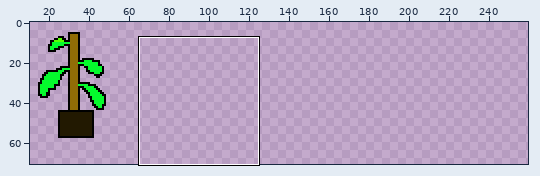
One commit to this sprite sheet: 追跡者１/追跡者１/ueki.png. Above, an overview of the earlier version with the close-up marked.
Close-up. As it was:
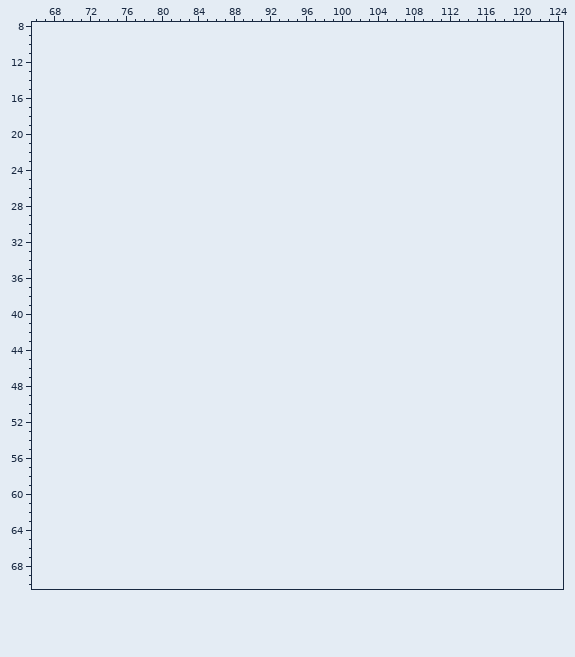
The file is 64x64 pixels. Pixels under 10% opacity are left out. Colours within 5 levels of each other are drawn and written as one. Shown: x 66..124, y 8..70. The old version is drawn lined up with the new one, on the new canvas. The wide view leaves out empty margins. The commit also changed other parts of the picture, which this record leaves out.
After:
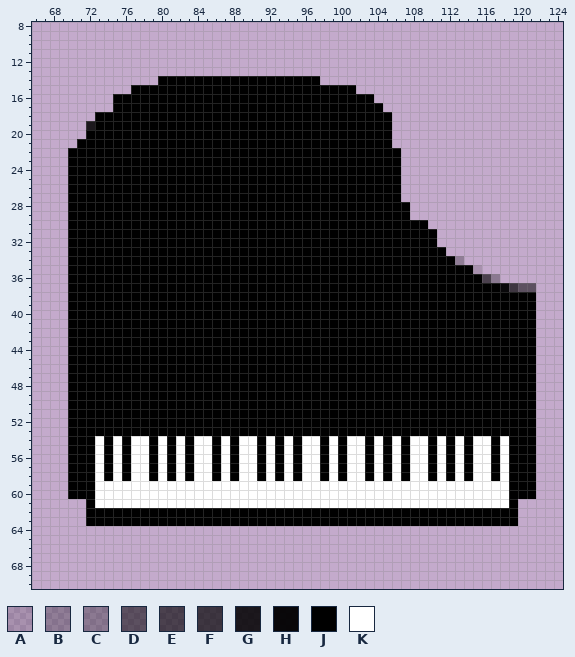
Palette (. is transparent): A #00000025  B #00000044  C #0000004a  D #00000087  E #0000009e  F #000000ae  G #000000db  H #000000f3  J #000000  K #ffffff
What changed:
canvas 64x64 -> 512x512, the old top-left corner now at 1,-1 (the part of the old canvas that was cut away was empty and is not shown)
y 14: x 80..97 .................. -> JJJJJJJJJJJJJJJJJJ
y 15: x 77..101 ......................... -> JJJJJJJJJJJJJJJJJJJJJJJJJ
y 16: x 75..103 ............................. -> JJJJJJJJJJJJJJJJJJJJJJJJJJJJJ
y 17: x 75..104 .............................. -> JJJJJJJJJJJJJJJJJJJJJJJJJJJJJJ
y 18: x 73..105 ................................. -> JJJJJJJJJJJJJJJJJJJJJJJJJJJJJJJJJ
y 19: x 72..105 .................................. -> GJJJJJJJJJJJJJJJJJJJJJJJJJJJJJJJJJ
y 20: x 72..105 .................................. -> JJJJJJJJJJJJJJJJJJJJJJJJJJJJJJJJJJ
y 21: x 71..105 ................................... -> JJJJJJJJJJJJJJJJJJJJJJJJJJJJJJJJJJJ
y 22..27: x 70..106 ..................................... -> JJJJJJJJJJJJJJJJJJJJJJJJJJJJJJJJJJJJJ
y 28..29: x 70..107 ...................................... -> JJJJJJJJJJJJJJJJJJJJJJJJJJJJJJJJJJJJJJ
y 30: x 70..109 ........................................ -> JJJJJJJJJJJJJJJJJJJJJJJJJJJJJJJJJJJJJJJJ
y 31..32: x 70..110 ......................................... -> JJJJJJJJJJJJJJJJJJJJJJJJJJJJJJJJJJJJJJJJJ
y 33: x 70..111 .......................................... -> JJJJJJJJJJJJJJJJJJJJJJJJJJJJJJJJJJJJJJJJJJ
y 34: x 70..113 ............................................ -> JJJJJJJJJJJJJJJJJJJJJJJJJJJJJJJJJJJJJJJJJJJB
y 35: x 70..115 .............................................. -> JJJJJJJJJJJJJJJJJJJJJJJJJJJJJJJJJJJJJJJJJJJJJA
y 36: x 70..117 ................................................ -> JJJJJJJJJJJJJJJJJJJJJJJJJJJJJJJJJJJJJJJJJJJJJJEC
y 37: x 70..121 .................................................... -> JJJJJJJJJJJJJJJJJJJJJJJJJJJJJJJJJJJJJJJJJJJJJJJJHFDD
y 38..53: x 70..121 .................................................... -> JJJJJJJJJJJJJJJJJJJJJJJJJJJJJJJJJJJJJJJJJJJJJJJJJJJJ
y 54..58: x 70..121 .................................................... -> JJJKJKJKKJKJKJKKJKJKKJKJKJKKJKJKKJKJKJKKJKJKJKKJKJJJ
y 59..60: x 70..121 .................................................... -> JJJKKKKKKKKKKKKKKKKKKKKKKKKKKKKKKKKKKKKKKKKKKKKKKJJJ
y 61: x 72..119 ................................................ -> JKKKKKKKKKKKKKKKKKKKKKKKKKKKKKKKKKKKKKKKKKKKKKKJ
y 62..63: x 72..119 ................................................ -> JJJJJJJJJJJJJJJJJJJJJJJJJJJJJJJJJJJJJJJJJJJJJJJJ
Changed places in both close-ups, as pixel boxes (x1, y1, x2, y2):
added: (68, 76, 536, 526)
